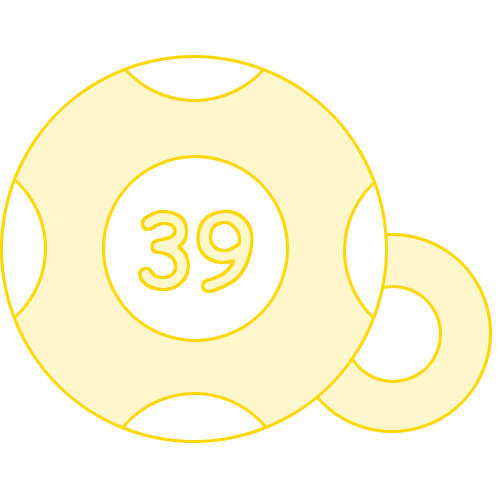
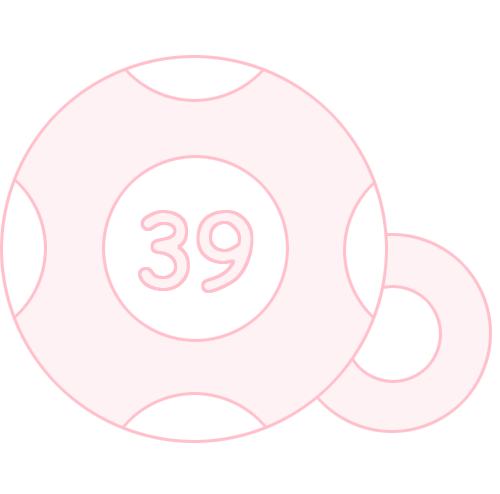
Revision of a layered 500 x 494 image; what changed, layer by layer:
pixels changed over [0, 55, 492, 443] (layer not identified)
